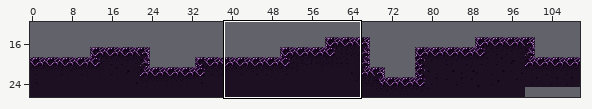
Level history. Tiled map: tiled/tmx/testlevel_organic_purple2.tmx. Above, an overview of the earlier version with the close-up marked.
Close-up. Earlier state:
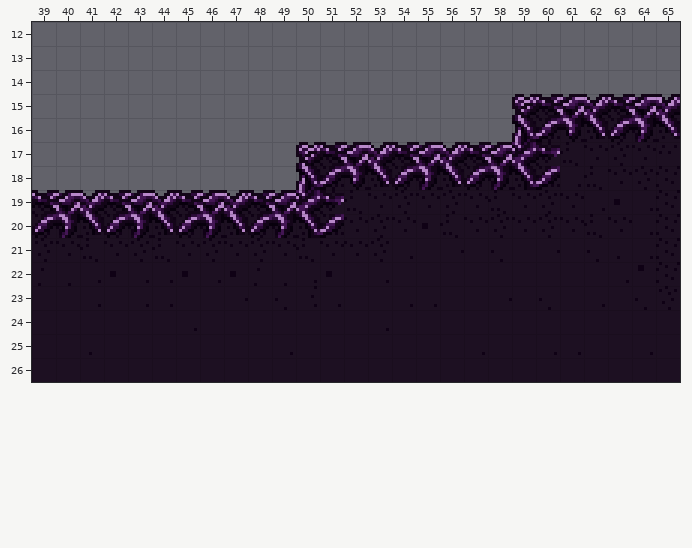
Cells are 8x8 px. Shown: x 39..65, y 12..26. The commit also changed other parts of the map, which this record leaves out.
New version:
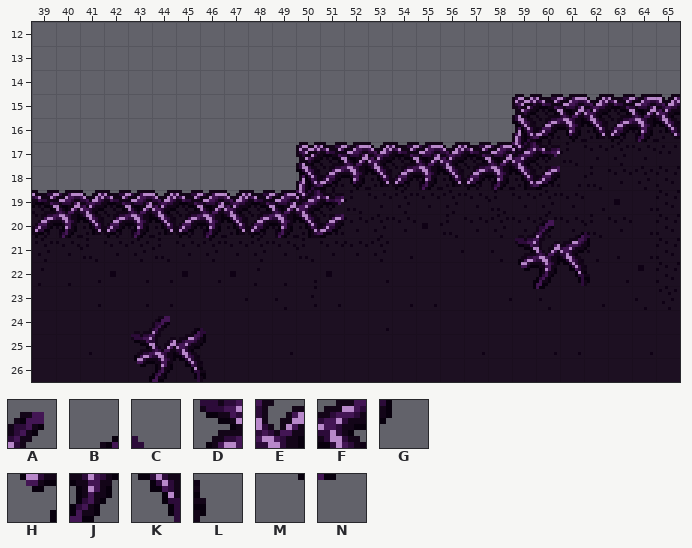
Key: from "tiles_organic_purple1": A 2483, B 2484, C 2485, D 2546, E 2547, F 2548, G 2549, H 2610, J 2611, K 2612, L 2613, M 2674, N 2675.
_ is an empty cell.
Tiles of an added or newly shown layer are drawn over the layers below it.
Change:
Layer "Tile Layer 2" (added):
y 20: x 60..62 ___ -> ABC
y 21: x 59..62 ____ -> DEFG
y 22: x 59..62 ____ -> HJKL
y 23: x 59..60 __ -> MN
y 24: x 44..46 ___ -> ABC
y 25: x 43..46 ____ -> DEFG
y 26: x 43..46 ____ -> HJKL
Pixel boxes of the changes (left, top, right, bottom) in both close-ups:
added: (515, 220, 590, 289)
added: (131, 316, 206, 382)
